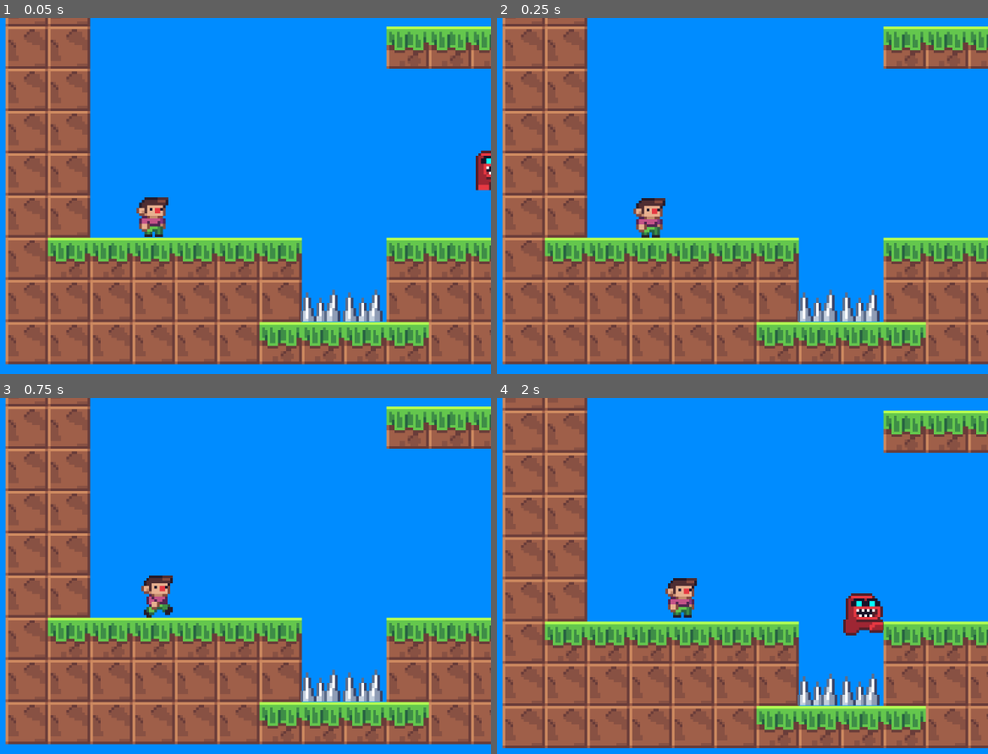
Above: before the commit, frames 1-4 (two rows, left to right).
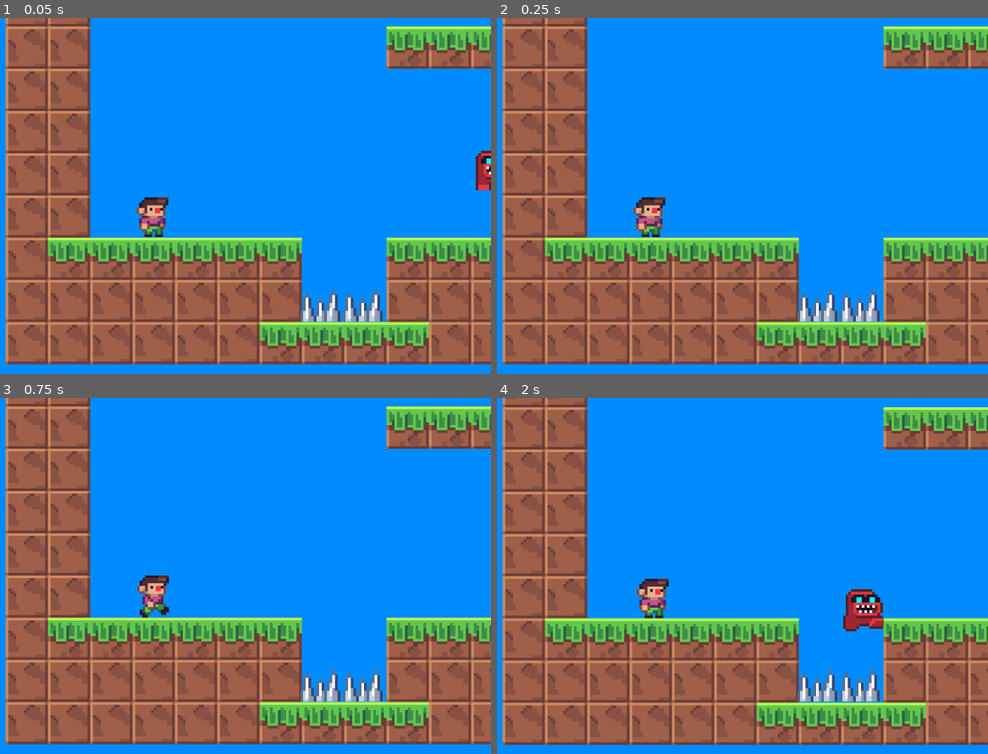
Above: after the commit, the same moments.

Repository: Evanator05/JuansJourney
Game: Godot game, scene res://Levels/5-1.tscn
Two runs of this game, one before a commit and one after it. Both use one fixed random seed, a clock stepped at 60 frames per second and the inputs below.
Inputs:
- Up to frame 1 (0.05 s): no input
- Up to frame 2 (0.25 s): no input
- Up to frame 3 (0.75 s): hold Right (ui_right) from 0.53 s (still down)
- Up to frame 4 (2 s): keep holding Right (ui_right); tap Up (ui_up) at 0.77, 1.52 s

Frame 1 is identical in both runs. In frame 2, 0.2% of the frame differs, in the area x 27-35%, y 50-62%; in frame 3, 0.5%; in frame 4, 17%, in the area x 1-100%, y 1-99%.

Commit message:
fixed delta

Diff:
--- a/Code/Juan.gd
+++ b/Code/Juan.gd
@@ -22,7 +22,8 @@
 var speedmultiplier = Vector2()
 var dead = 0
 onready var current_level = get_parent()
-
+var time = 0
+var deltamultiplier = 6.25
 func _process(delta):
 	var lkey = Input.is_action_pressed("ui_left")
 	var rkey = Input.is_action_pressed("ui_right")
@@ -32,15 +33,12 @@
 	onfloor = is_on_floor()
 	onwall = is_on_wall()
 
-	acceleration = 1000*delta
-	maxspeed = 1000*delta
-	jumpforce = 450*delta
-	gravity = 8*delta
+
 
 	#walking
 	movement.x += xDir*acceleration
 	movement.x = clamp(movement.x,-maxspeed,maxspeed)
-
+	print(delta)
 	if xDir:
 		direction = xDir
 		ap.set_animation("Juan_Walk")
@@ -84,4 +82,4 @@
 	if dead == 1:
 		get_tree().reload_current_scene()
 
-	movement = move_and_slide(movement, UP)
+	movement = move_and_slide(movement*delta*deltamultiplier, UP)
Not shown, added: debug.log
